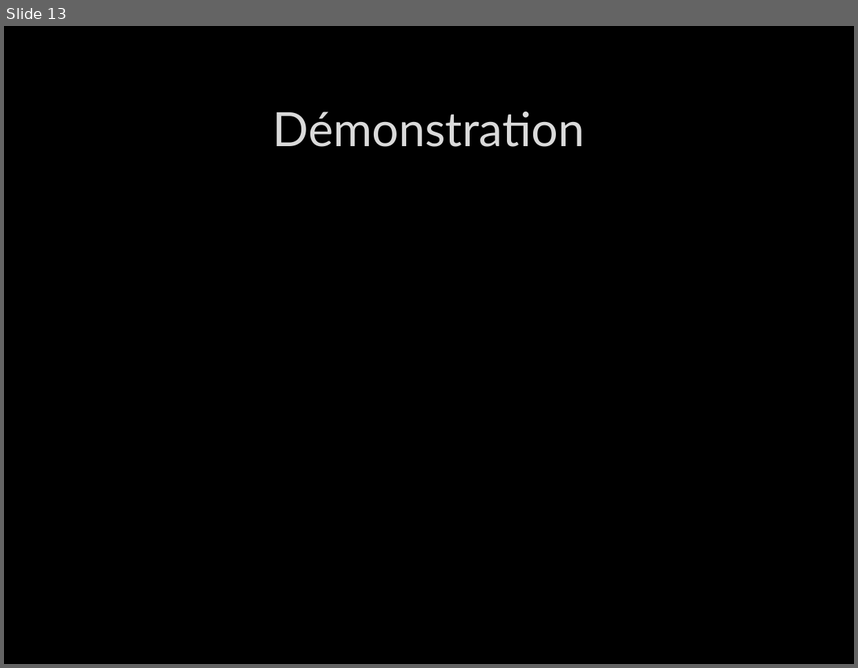
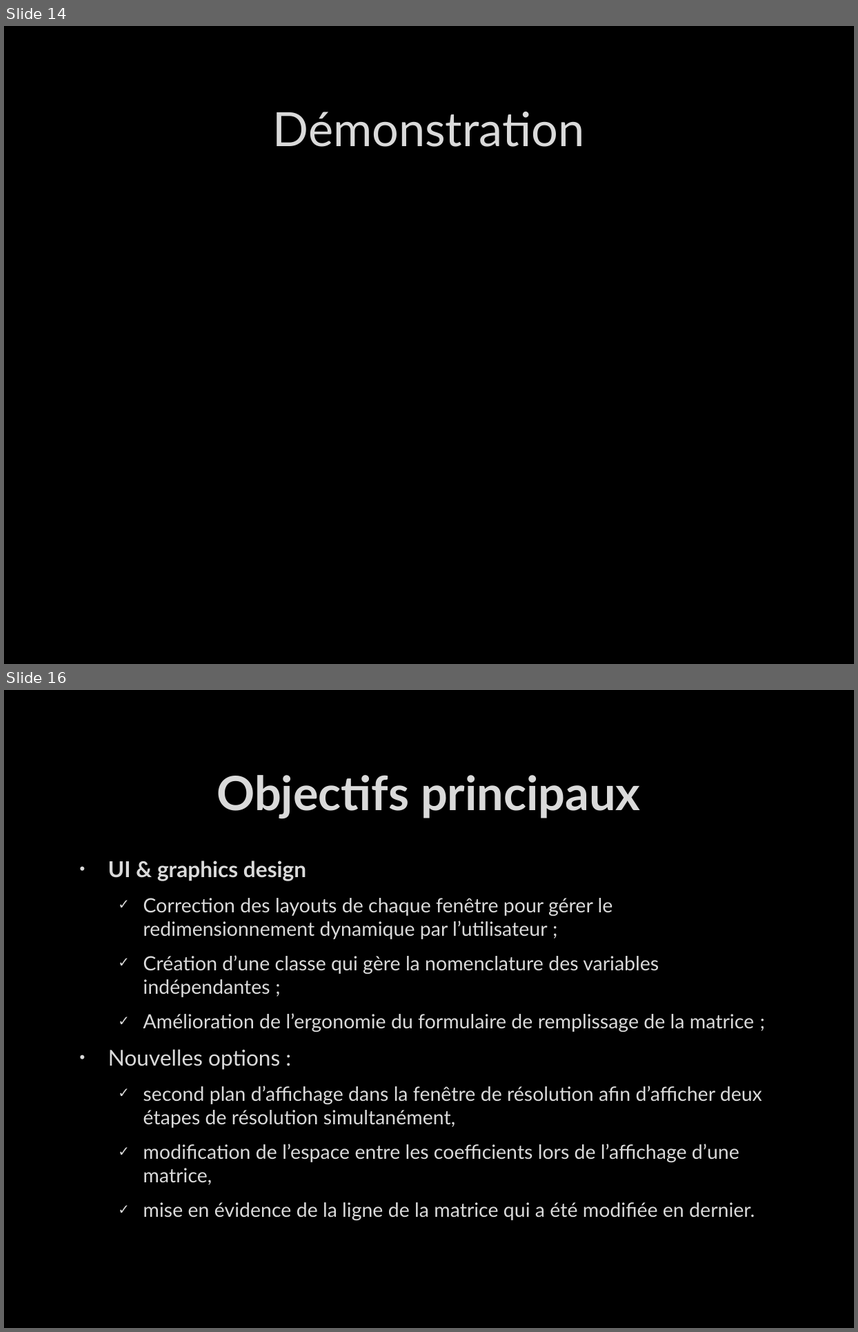
Before and after one commit to bastou2316/p2-java, a slide deck: Projet Hes d'été/4. Cloture/Présentation NSolver v2.pptx. Shown one above the other, each under a label of ours: slide 13 before the commit, slides 14 and 16 after it; the slides between them are not shown. The pictures are 858x668 and 858x1332 pixels, drawn with LibreOffice and Linux fonts; fonts in the diff are those of the drawing; background and template pictures are left out. Boxes give left, top, right and bottom in pixels: in the first picture for what was removed or moved away, otherwise in the second. Text is boxed around its words. In the diff, an @@ line names an element or a change of style, - is before the commit and + after.

Commit message:
modification de la présentation

```diff
--- a/Projet Hes d'été/4. Cloture/Présentation NSolver v2.pptx
+++ b/Projet Hes d'été/4. Cloture/Présentation NSolver v2.pptx
@@ slide 16 added at <box>4,690,854,1328</box>, background picture (left out) @@
@@ title added at <box>217,775,640,819</box>, 40 pt, text #DADADA, bold @@
+Objectifs principaux
@@ text added at <box>108,860,762,1220</box>, 16.6 pt, text #DADADA @@
+• UI & graphics design
+  ✓ Correction des layouts de chaque fenêtre pour gérer le redimensionnement dynamique par l’utilisateur ;
+  ✓ Création d’une classe qui gère la nomenclature des variables indépendantes ;
+  ✓ Amélioration de l’ergonomie du formulaire de remplissage de la matrice ;
+• Nouvelles options :
+  ✓ second plan d’affichage dans la fenêtre de résolution afin d’afficher deux étapes de résolution simultanément,
+  ✓ modification de l’espace entre les coefficients lors de l’affichage d’une matrice,
+  ✓ mise en évidence de la ligne de la matrice qui a été modifiée en dernier.
@@ what was slide 13 is now slide 14 @@
```
Also in this commit, not shown: 4 slides changed, 7 other slides added.
